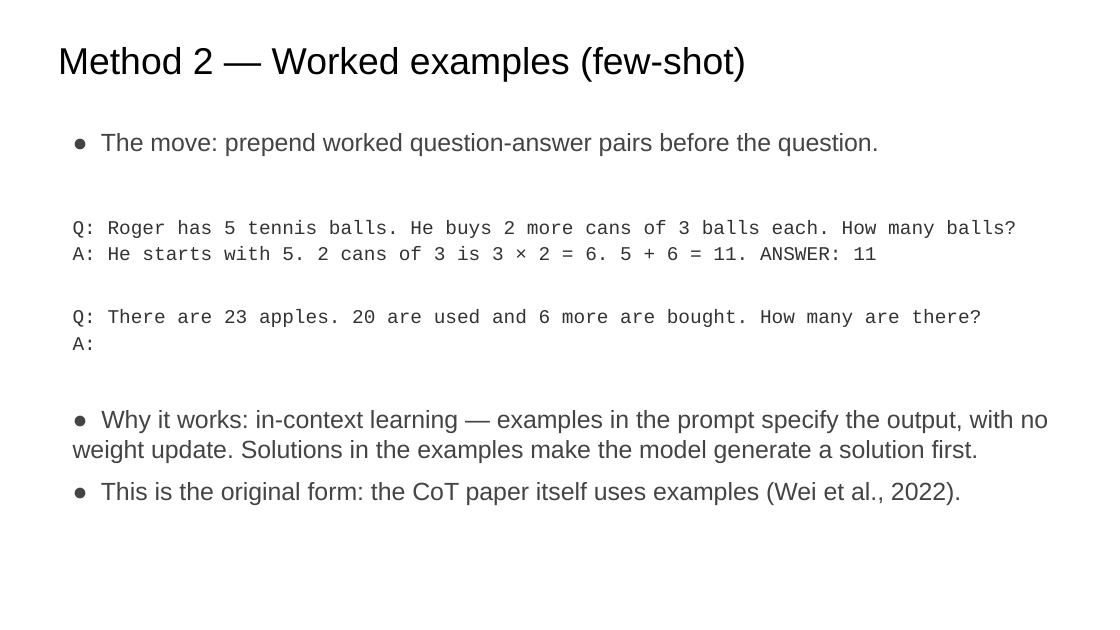
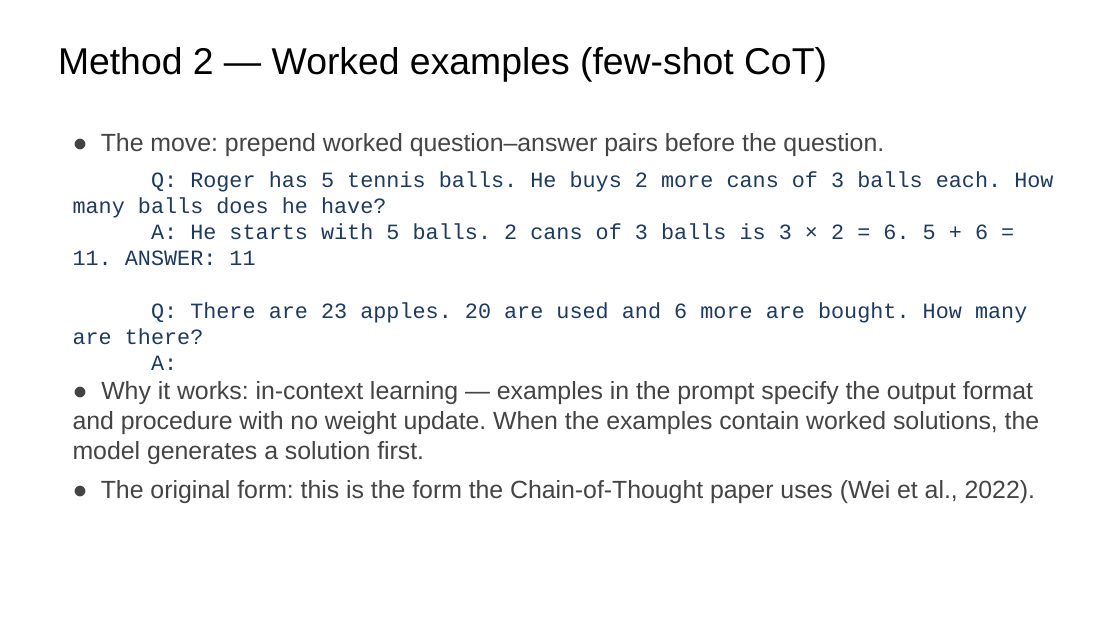
Before and after one commit to ralbu85/stml_2026, a slide deck: slide 16 of lectures/week02/slides-draft-w2.pptx (slide 15 before the commit). Drawn at 1120x630 pixels with LibreOffice and Linux fonts; fonts in the diff are those of the drawing. Boxes give left, top, right and bottom in pixels: in the first picture for what was removed or moved away, otherwise in the second. Text is boxed around its words. In the diff, an @@ line names an element or a change of style, - is before the commit and + after.

```diff
--- a/lectures/week02/slides-draft-w2.pptx
+++ b/lectures/week02/slides-draft-w2.pptx
@@ text at box(58, 47, 827, 81): text changed @@
-Method 2 — Worked examples (few-shot)
+Method 2 — Worked examples (few-shot CoT)
@@ text at box(73, 133, 1053, 266): text changed; size 12.5 to 14 pt; text colour #333333 to #1F3A5F @@
-● The move: prepend worked question-answer pairs before the question.
-Q: Roger has 5 tennis balls. He buys 2 more cans of 3 balls each. How many balls?
-A: He starts with 5. 2 cans of 3 is 3 × 2 = 6. 5 + 6 = 11. ANSWER: 11
+● The move: prepend worked question–answer pairs before the question.
+Q: Roger has 5 tennis balls. He buys 2 more cans of 3 balls each. How many balls does he have?
+A: He starts with 5 balls. 2 cans of 3 balls is 3 × 2 = 6. 5 + 6 = 11. ANSWER: 11
@@ text at box(73, 302, 1027, 370): size 12.5 to 14 pt, text colour #333333 to #1F3A5F in "Q: There are 23 apples. 20 are ...", "A:"; less space between paragraphs @@
@@ text at box(73, 381, 1040, 503): text changed @@
-● Why it works: in-context learning — examples in the prompt specify the output, with no weight update. Solutions in the examples make the model generate a solution first.
-● This is the original form: the CoT paper itself uses examples (Wei et al., 2022).
+● Why it works: in-context learning — examples in the prompt specify the output format and procedure with no weight update. When the examples contain worked solutions, the model generates a solution first.
+● The original form: this is the form the Chain-of-Thought paper uses (Wei et al., 2022).
```
Also in this commit, not shown: 22 other slides changed, 1 slide added, 1 slide removed, 2 other files.
